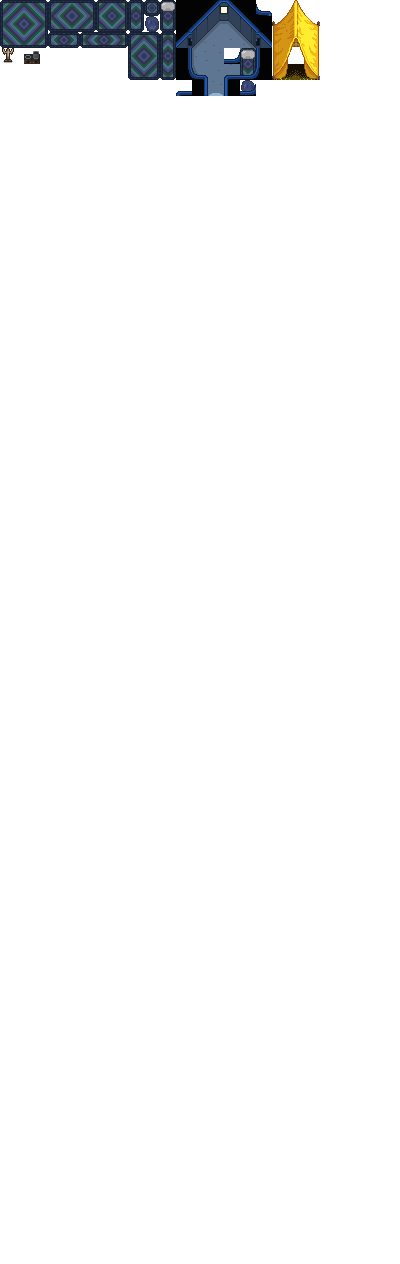
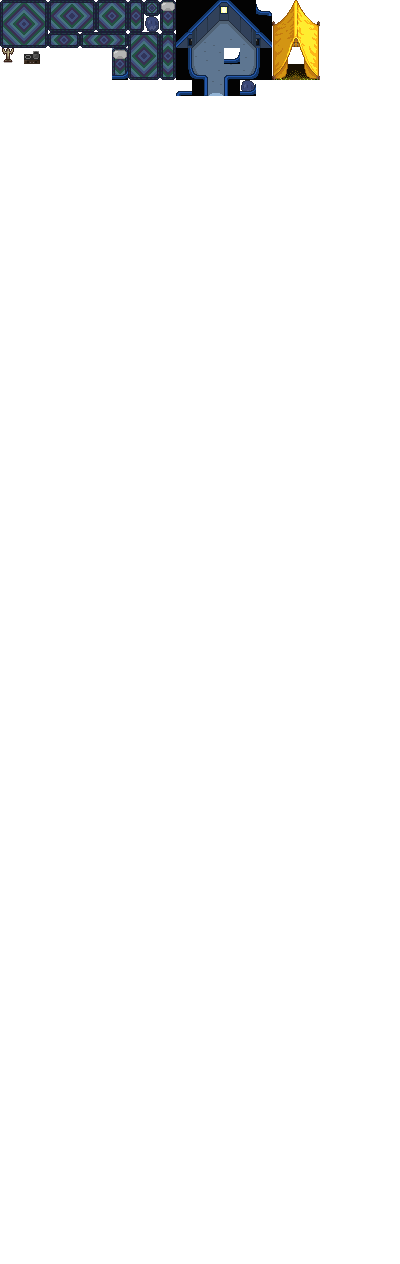
Layers edited between the first and the second 400px x 1264px image:
removed layer "Blanket" (2nd of 2, in "Tent Interior") from group "Tent Interior" over (240, 64, 256, 75)
painted on "Tent Interior" (2nd of 2, in "Tent Interior") over (112, 48, 256, 80)
removed layer "'Bed'" (2nd of 2, in "Tent Interior") from group "Tent Interior" over (240, 48, 256, 75)
removed layer "Tent Interior" (3rd of 3, in "Tent Interior") from group "Tent Interior" over (112, 48, 256, 80)
